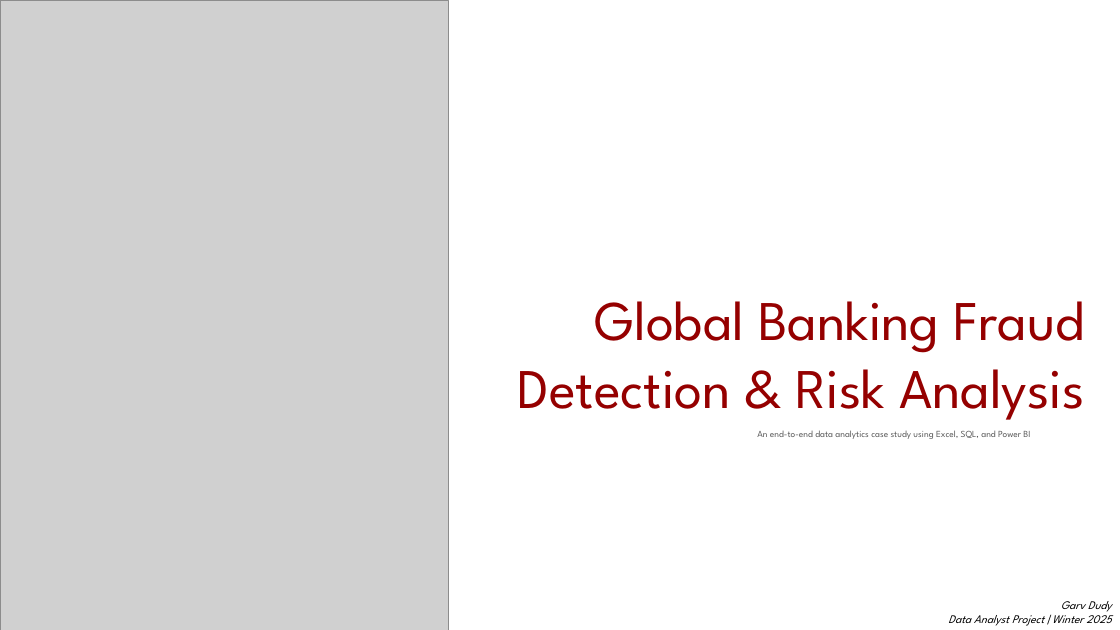
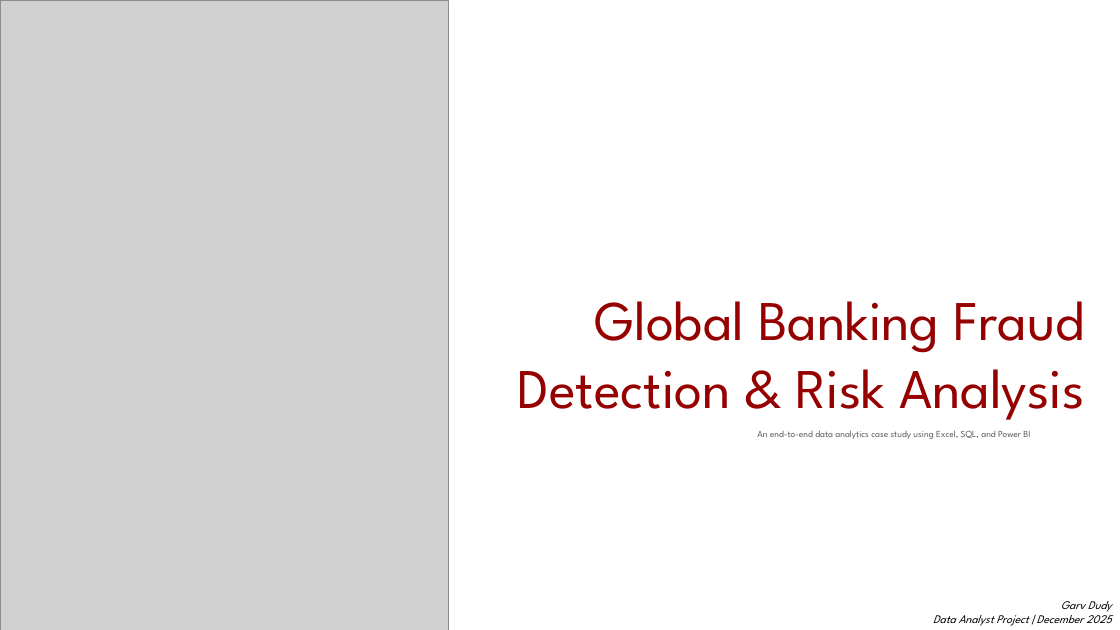
Before and after one commit to Garvdudy/ETL-Banking-Transactions-Combined-Pipeline-Project, a slide deck: slide 1 of Project Resources/Global Banking Fraud Detection & Risk Analysis Presentation.pptx. Drawn at 1120x630 pixels with LibreOffice and Linux fonts; fonts in the diff are those of the drawing; grey boxes stand for pictures. Boxes give left, top, right and bottom in pixels: in the first picture for what was removed or moved away, otherwise in the second. Text is boxed around its words. In the diff, an @@ line names an element or a change of style, - is before the commit and + after.

Commit message:
Adding last part

```diff
--- a/Project Resources/Global Banking Fraud Detection & Risk Analysis Presentation.pptx
+++ b/Project Resources/Global Banking Fraud Detection & Risk Analysis Presentation.pptx
@@ text "Garv Dudy": place and size @@
-text "Garv Dudy" at [948,601,1112,626]
+text "Garv Dudy" at [933,601,1112,626]
@@ text at [933,610,1111,626]: text changed @@
-Data Analyst Project | Winter 2025
+Data Analyst Project | December 2025
```
